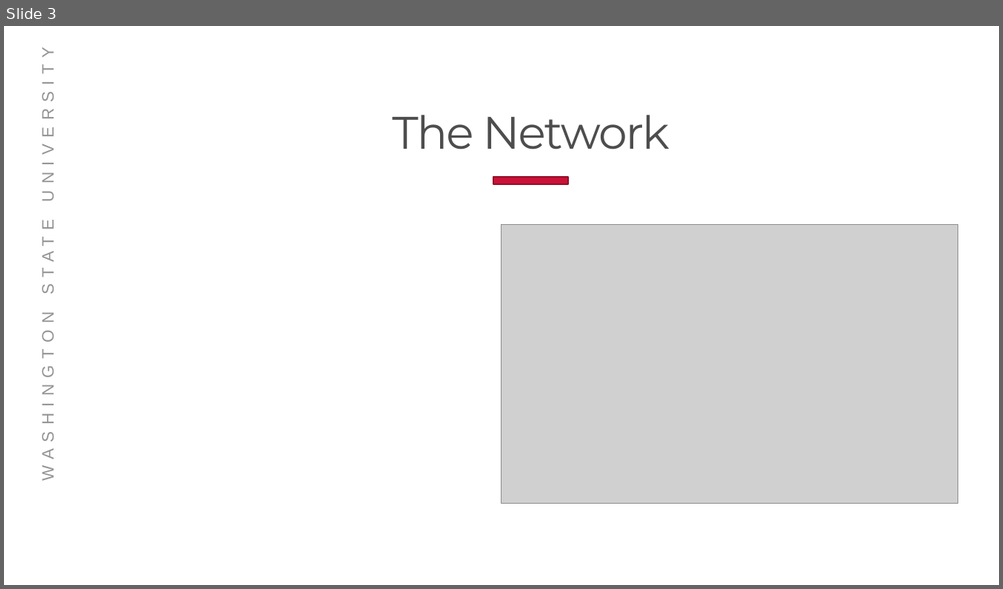
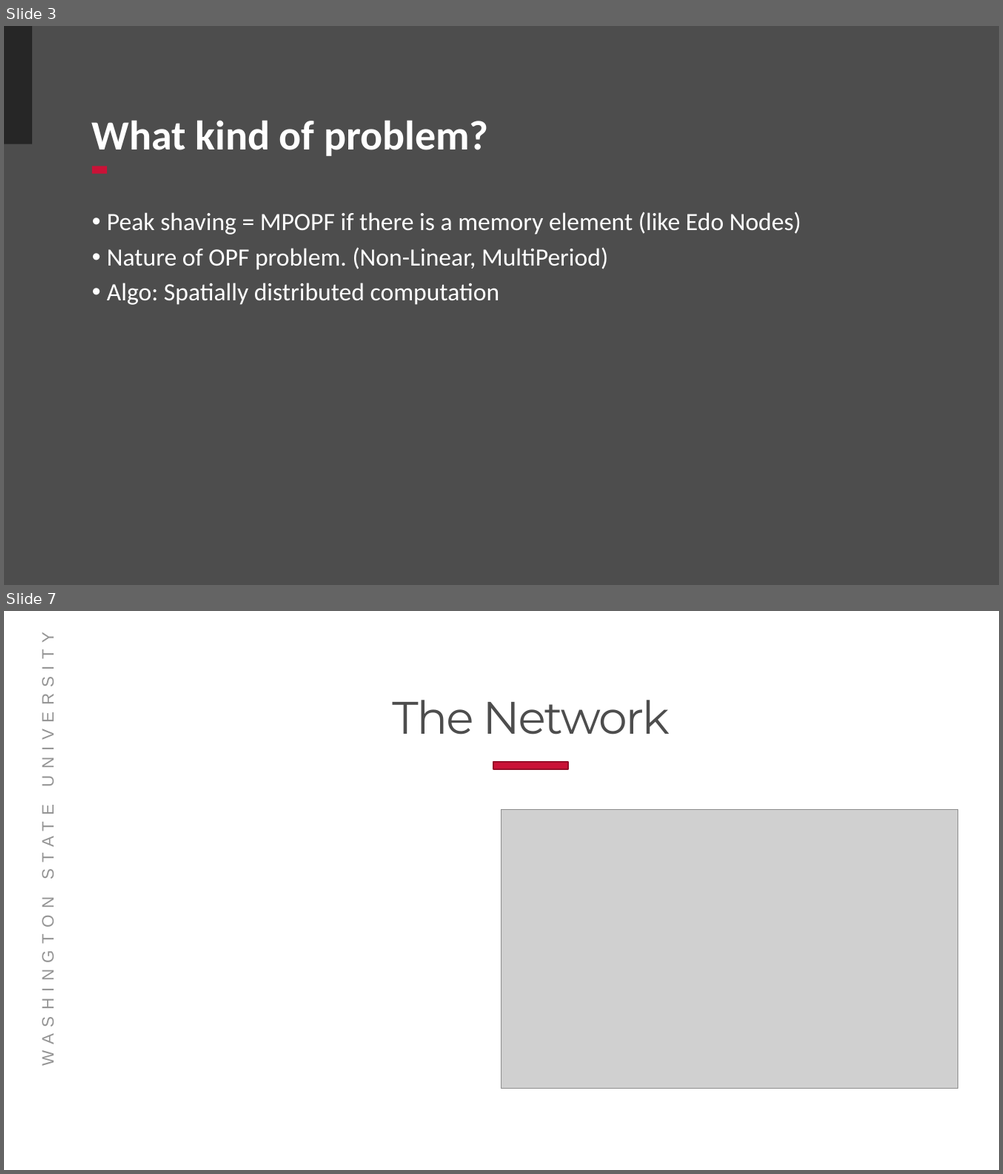
Before and after one commit to Realife-Brahmin/OriginalDocsHub-WSU-OneDrive, a slide deck: Connected Communities Grid Side Optimization.pptx. Shown one above the other, each under a label of ours: slide 3 before the commit, slides 3 and 7 after it; the slides between them are not shown. The pictures are 1003x589 and 1003x1174 pixels, drawn with LibreOffice and Linux fonts; fonts in the diff are those of the drawing; grey boxes stand for pictures; background and template pictures are left out. Boxes give left, top, right and bottom in pixels: in the first picture for what was removed or moved away, otherwise in the second. Text is boxed around its words. In the diff, an @@ line names an element or a change of style, - is before the commit and + after.

```diff
--- a/Connected Communities Grid Side Optimization.pptx
+++ b/Connected Communities Grid Side Optimization.pptx
@@ slide 3 added at (4,26,999,585), background #4D4D4D @@
@@ rectangle added at (4,26,32,144), fill #262626 @@
@@ title added at (92,120,489,156), 40 pt, text #FFFFFF, bold @@
+What kind of problem?
@@ rectangle added at (92,167,107,174), fill #CA1237 @@
@@ text added at (107,212,801,305), 24 pt, text #FFFFFF @@
+• Peak shaving = MPOPF if there is a memory element (like Edo Nodes)
+• Nature of OPF problem. (Non-Linear, MultiPeriod)
+• Algo: Spatially distributed computation
@@ what was slide 3 is now slide 7 @@
```
Also in this commit, not shown: 3 slides changed, 3 other slides added.
